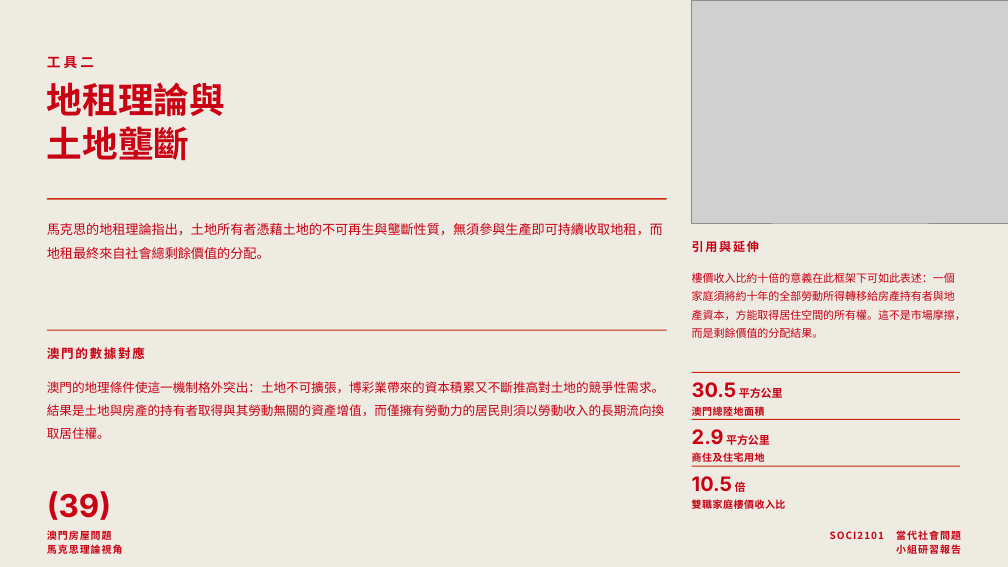
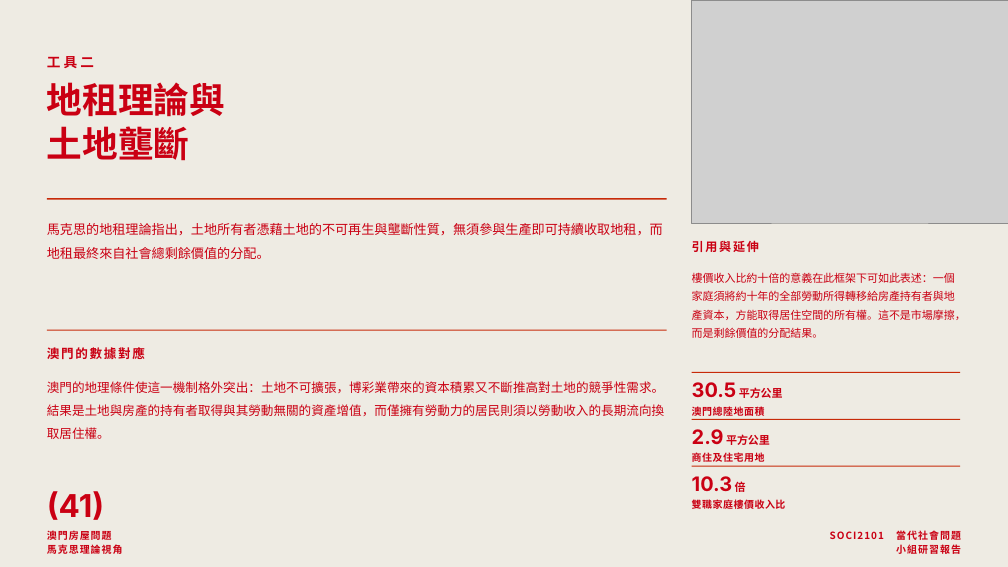
Before and after one commit to lammkiii/-, a slide deck: slide 41 of macau-housing-report/澳門房屋問題-小組研習報告.pptx (slide 39 before the commit). Drawn at 1008x567 pixels with LibreOffice and Linux fonts; fonts in the diff are those of the drawing; grey boxes stand for pictures. Boxes give left, top, right and bottom in pixels: in the first picture for what was removed or moved away, otherwise in the second. Text is boxed around its words. In the diff, an @@ line names an element or a change of style, - is before the commit and + after.

```diff
--- a/macau-housing-report/澳門房屋問題-小組研習報告.pptx
+++ b/macau-housing-report/澳門房屋問題-小組研習報告.pptx
@@ text at bbox=[692, 476, 746, 492]: text changed @@
-10.5 倍
+10.3 倍
@@ text at bbox=[47, 491, 104, 520]: text changed @@
-(39)
+(41)
```
Also in this commit, not shown: 40 other slides changed, 2 slides added, 8 other files.
